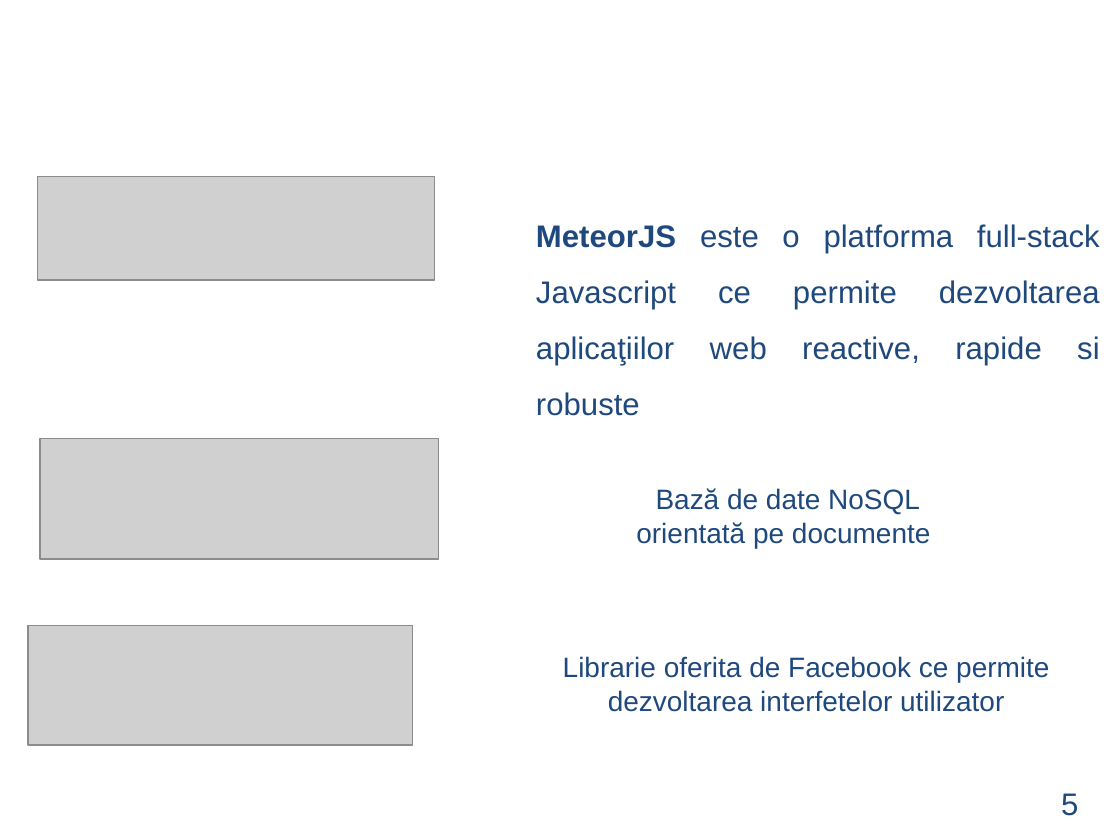
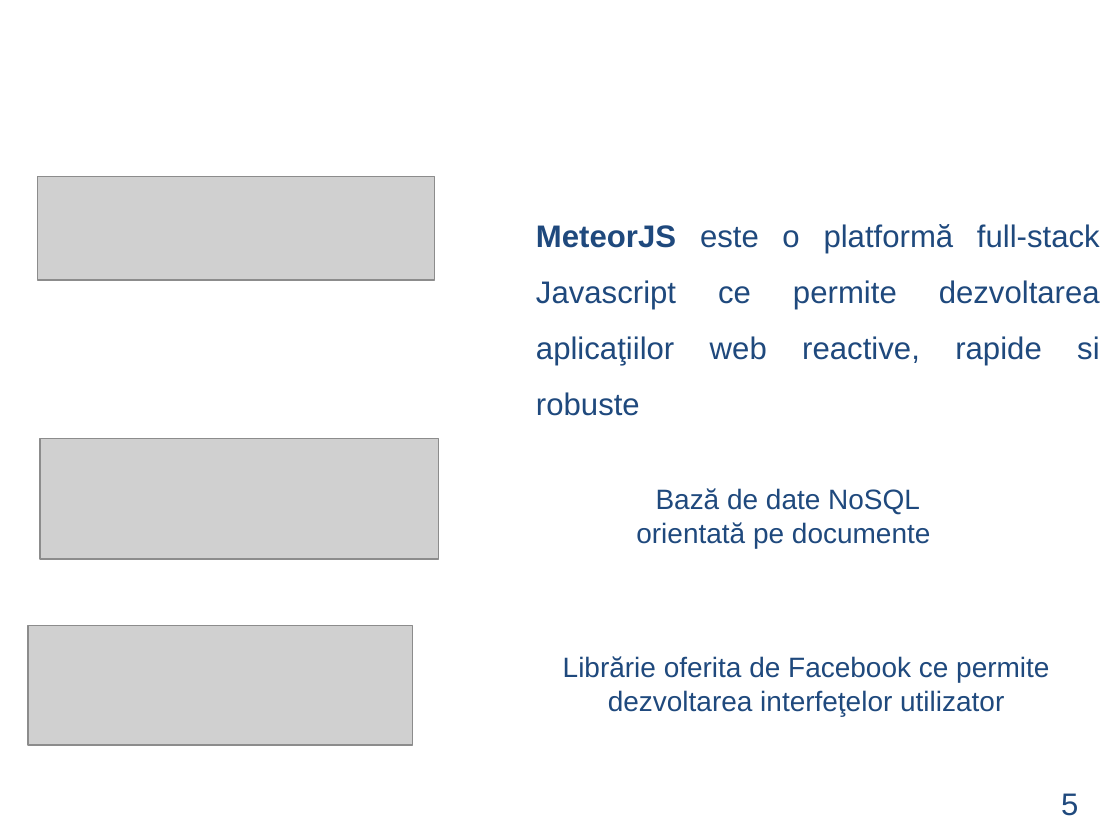
Before and after one commit to LucaAndrei/Fitness-MD-Web-Application-2.0, a slide deck: slide 6 of parte_scrisa/2419_engage_ppt/Prezentare Disertatie Luca Andrei.ppt. Drawn at 1120x840 pixels with LibreOffice and Linux fonts; fonts in the diff are those of the drawing; grey boxes stand for pictures; background and template pictures are left out. Boxes give left, top, right and bottom in pixels: in the first picture for what was removed or moved away, otherwise in the second. Text is boxed around its words. In the diff, an @@ line names an element or a change of style, - is before the commit and + after.

```diff
--- a/parte_scrisa/2419_engage_ppt/Prezentare Disertatie Luca Andrei.ppt
+++ b/parte_scrisa/2419_engage_ppt/Prezentare Disertatie Luca Andrei.ppt
@@ text at (536,224,1100,416): text changed @@
-MeteorJS este o platforma full-stack Javascript ce permite dezvoltarea aplicaţiilor web reactive, rapide si robuste
+MeteorJS este o platformă full-stack Javascript ce permite dezvoltarea aplicaţiilor web reactive, rapide si robuste
@@ text at (563,656,1049,716): text changed @@
-Librarie oferita de Facebook ce permite dezvoltarea interfetelor utilizator
+Librărie oferita de Facebook ce permite dezvoltarea interfeţelor utilizator
```
Also in this commit, not shown: 8 other slides changed, 1 slide added.
